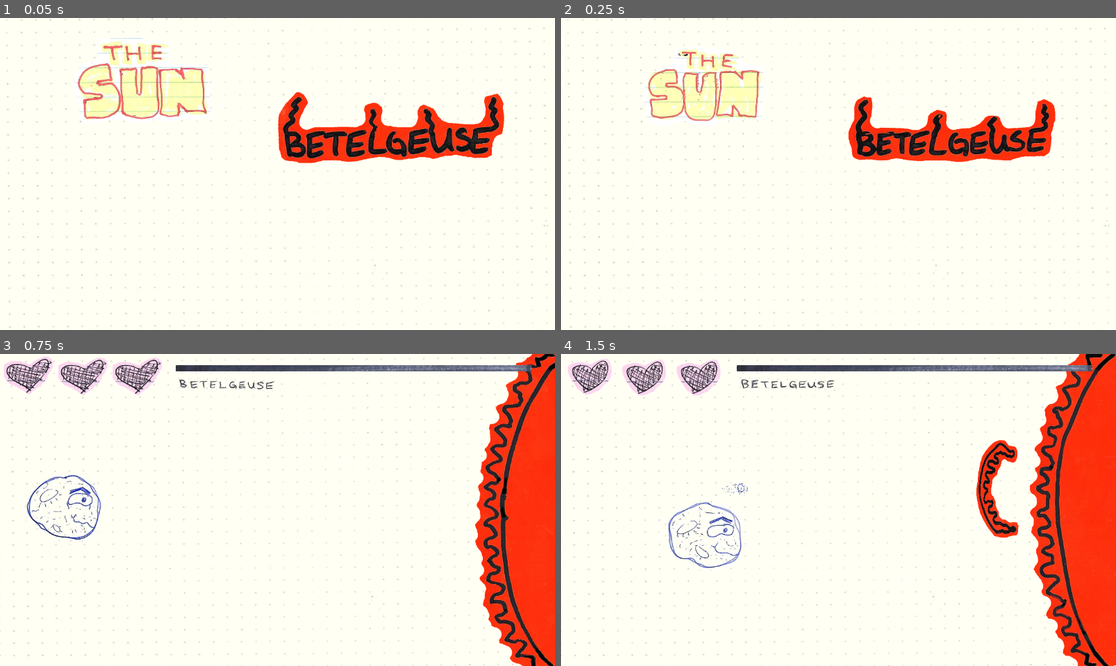
Above: before the commit, frames 1-4 (two rows, left to right).
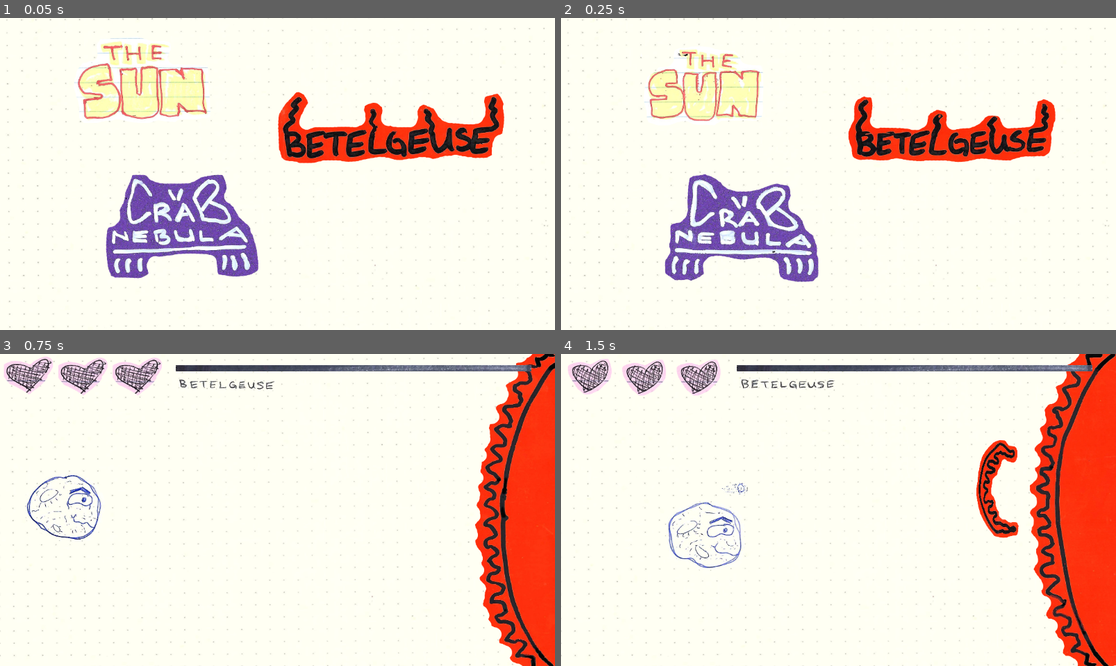
Above: after the commit, the same moments.

Repository: zirons1/Stargazing
Game: Godot game, scene res://scenes/menu.tscn
Two runs of this game, one before a commit and one after it. Both use one fixed random seed, a clock stepped at 60 frames per second and the inputs below.
Inputs (mouse positions are in pixels of both pictures, inside the frame that each line leads up to):
- Up to frame 1 (0.05 s): no input
- Up to frame 2 (0.25 s): no input
- Up to frame 3 (0.75 s): move the mouse to (399, 494) at 0.52 s; hold Right (player_right) from 0.53 s (still down); hold Space (space) from 0.53 s (still down); click (399, 494) at 0.67 s
- Up to frame 4 (1.5 s): move the mouse to (727, 525) at 1.27 s; release Right (player_right) at 1.28 s; release Space (space) at 1.28 s; hold Down (player_down) from 1.28 s (still down); tap Space (space) at 1.35 s

The runs differ from the first frame. In frame 1, 5.4% of the frame differs, in the area x 19-47%, y 50-84%; in frame 2, 5.1%; in frame 3, nothing differs; in frame 4, nothing differs.

Commit message:
Crab Menu

Diff:
--- a/scenes/menu.gd
+++ b/scenes/menu.gd
@@ -2,13 +2,16 @@
 
 @export var sun_battle : PackedScene
 @export var betelguese_battle : PackedScene
+@export var crab_battle : PackedScene
 
 @onready var sun_menu: AnimatedSprite2D = $SunMenu
 @onready var betel_menu: AnimatedSprite2D = $BetelMenu
+@onready var crab_menu: AnimatedSprite2D = $CrabMenu
 
 func _ready() -> void:
 	sun_menu.play()
 	betel_menu.play()
+	crab_menu.play()
 
 func _on_sun_panel_gui_input(event: InputEvent) -> void:
 	if event.is_action_pressed("space"):
@@ -19,3 +22,8 @@
 	if event.is_action_pressed("space"):
 		print("click")
 		get_tree().change_scene_to_packed(betelguese_battle)
+
+func _on_crab_gui_input(event: InputEvent) -> void:
+	if event.is_action_pressed("space"):
+		print("click")
+		get_tree().change_scene_to_packed(crab_battle)
--- a/scenes/menu.tscn
+++ b/scenes/menu.tscn
@@ -1,13 +1,16 @@
-[gd_scene load_steps=13 format=3 uid="uid://cwx4wns5sdujl"]
+[gd_scene load_steps=17 format=3 uid="uid://cwx4wns5sdujl"]
 
 [ext_resource type="Texture2D" uid="uid://ba8genqqi7hqr" path="res://art/paper/background.png" id="1_04a0f"]
 [ext_resource type="Script" path="res://scenes/menu.gd" id="1_p1lvd"]
 [ext_resource type="PackedScene" uid="uid://dmerkhi3i8suv" path="res://levels/battle.tscn" id="2_w3as5"]
 [ext_resource type="PackedScene" uid="uid://cgb4ya21oaa5l" path="res://levels/betel_battle.tscn" id="3_5nj37"]
+[ext_resource type="PackedScene" uid="uid://ciotrq6yyp3pr" path="res://levels/crab_battle.tscn" id="4_3vt5a"]
 [ext_resource type="Texture2D" uid="uid://bh6q6o5tk450s" path="res://art/paper/sun_menu1.png" id="5_ucy0x"]
 [ext_resource type="Texture2D" uid="uid://uhdpe6h743ug" path="res://art/paper/sun_menu2.png" id="6_70lcm"]
 [ext_resource type="Texture2D" uid="uid://ddwdoayhl54md" path="res://art/paper/betel_menu1.png" id="7_b1rl5"]
 [ext_resource type="Texture2D" uid="uid://dad0rpjt3mk1p" path="res://art/paper/betel_menu2.png" id="8_yv7o7"]
+[ext_resource type="Texture2D" uid="uid://c6awuww8u7nmp" path="res://art/paper/crab_menu1.png" id="9_hp68c"]
+[ext_resource type="Texture2D" uid="uid://bsdodi3fhi37f" path="res://art/paper/crab_menu2.png" id="10_83gxx"]
 
 [sub_resource type="StyleBoxEmpty" id="StyleBoxEmpty_l5phy"]
 
@@ -41,10 +44,25 @@
 "speed": 5.0
 }]
 
+[sub_resource type="SpriteFrames" id="SpriteFrames_kdea3"]
+animations = [{
+"frames": [{
+"duration": 1.0,
+"texture": ExtResource("9_hp68c")
+}, {
+"duration": 1.0,
+"texture": ExtResource("10_83gxx")
+}],
+"loop": true,
+"name": &"default",
+"speed": 5.0
+}]
+
 [node name="Menu" type="Node2D"]
 script = ExtResource("1_p1lvd")
 sun_battle = ExtResource("2_w3as5")
 betelguese_battle = ExtResource("3_5nj37")
+crab_battle = ExtResource("4_3vt5a")
 
 [node name="Background" type="Sprite2D" parent="."]
 position = Vector2(577.868, 324.875)
@@ -75,5 +93,18 @@
 scale = Vector2(0.414894, 0.414894)
 sprite_frames = SubResource("SpriteFrames_dy8k0")
 
+[node name="Crab" type="Panel" parent="."]
+offset_left = 214.0
+offset_top = 324.0
+offset_right = 533.0
+offset_bottom = 542.0
+theme_override_styles/panel = SubResource("StyleBoxEmpty_17ynn")
+
+[node name="CrabMenu" type="AnimatedSprite2D" parent="."]
+position = Vector2(374, 438)
+scale = Vector2(0.414894, 0.414894)
+sprite_frames = SubResource("SpriteFrames_kdea3")
+
 [connection signal="gui_input" from="TheSun" to="." method="_on_sun_panel_gui_input"]
 [connection signal="gui_input" from="Betelguese" to="." method="_on_betelguese_gui_input"]
+[connection signal="gui_input" from="Crab" to="." method="_on_crab_gui_input"]
Binary file added: art/paper/crab_menu1.png
Binary file added: art/paper/crab_menu2.png
